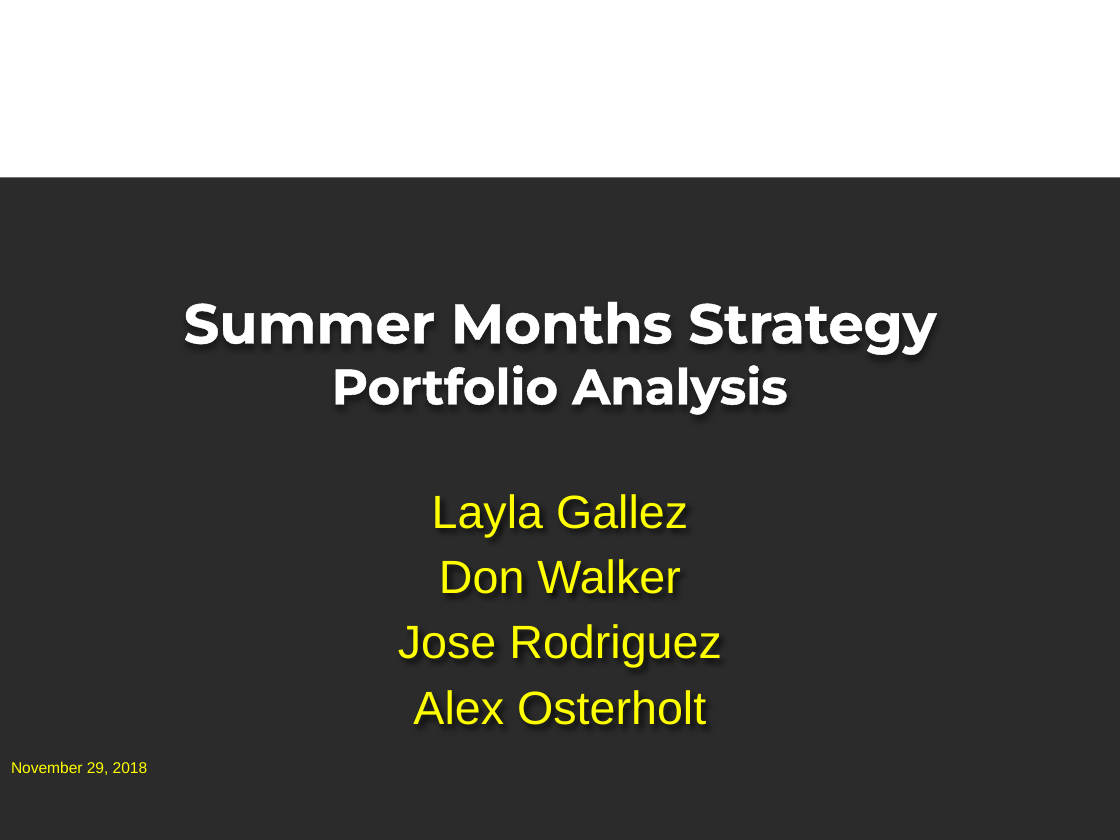
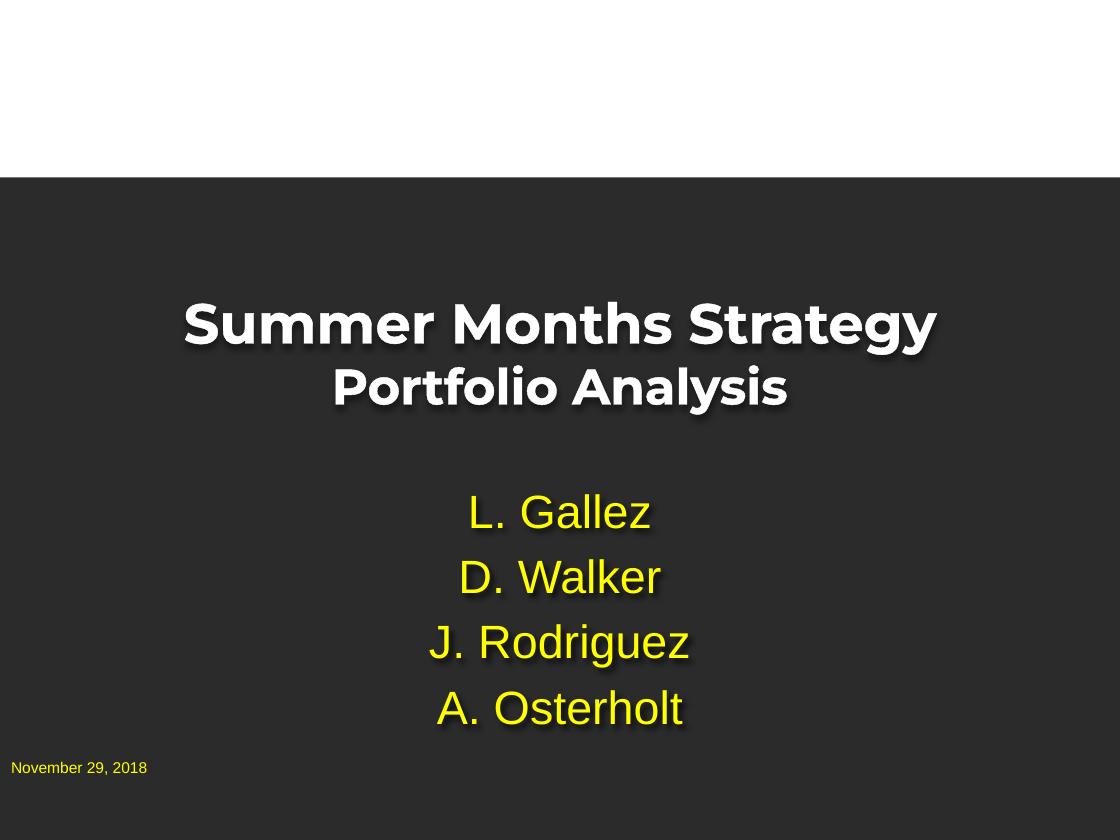
Before and after one commit to projectoneda/projectone, a slide deck: slide 1 of WF_Portfolio Project_Sector Trends and ETF Strategy.pptx. Drawn at 1120x840 pixels with LibreOffice and Linux fonts; fonts in the diff are those of the drawing; background and template pictures are left out; a plain dark background stands for a picture behind light text. Boxes give left, top, right and bottom in pixels: in the first picture for what was removed or moved away, otherwise in the second. Text is boxed around its words. In the diff, an @@ line names an element or a change of style, - is before the commit and + after.

Commit message:
refreshing PPT

```diff
--- a/WF_Portfolio Project_Sector Trends and ETF Strategy.pptx
+++ b/WF_Portfolio Project_Sector Trends and ETF Strategy.pptx
@@ subtitle at box(429, 494, 691, 725): text changed @@
-Layla Gallez
-Don Walker
-Jose Rodriguez
-Alex Osterholt
+L. Gallez
+D. Walker
+J. Rodriguez
+A. Osterholt
```
